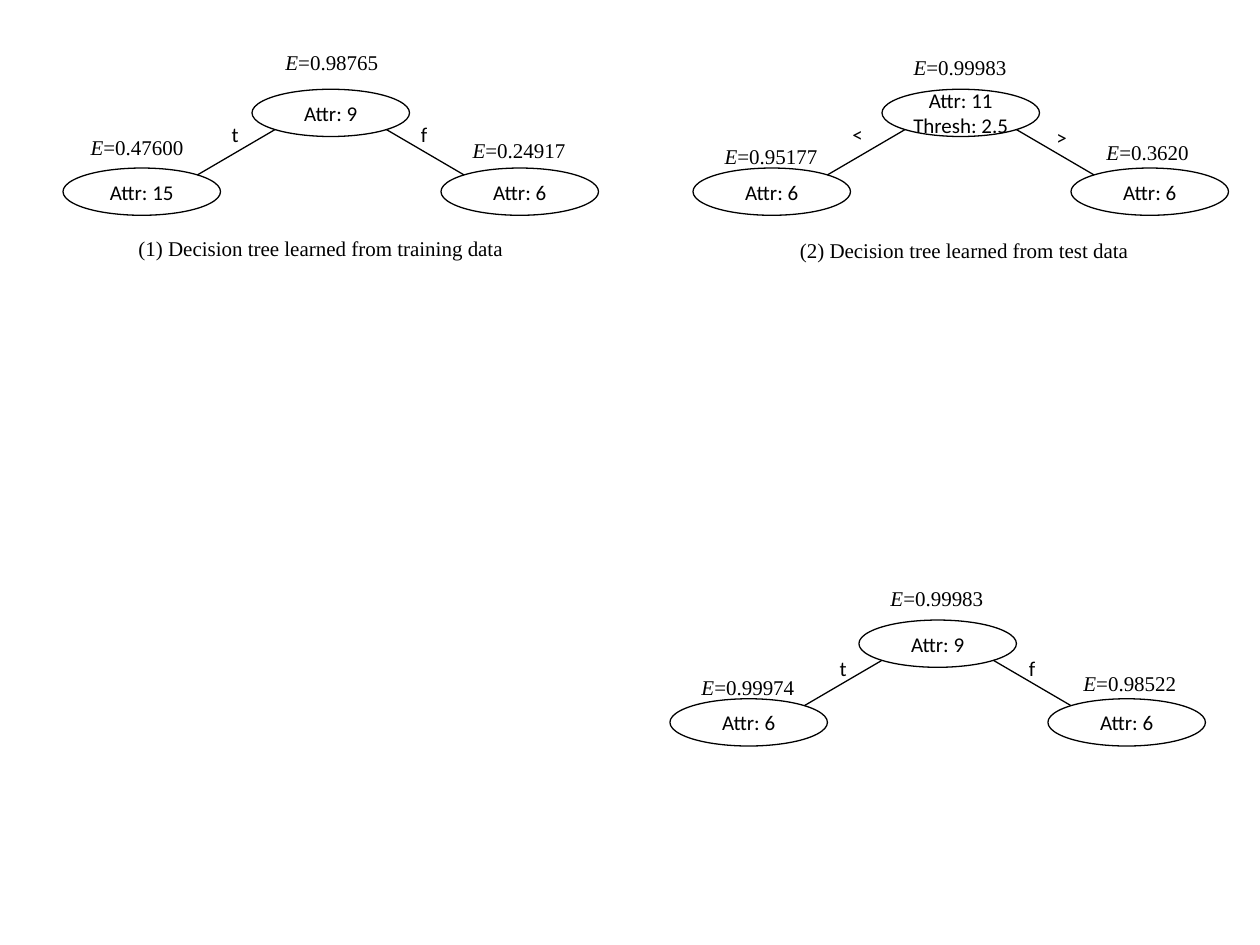
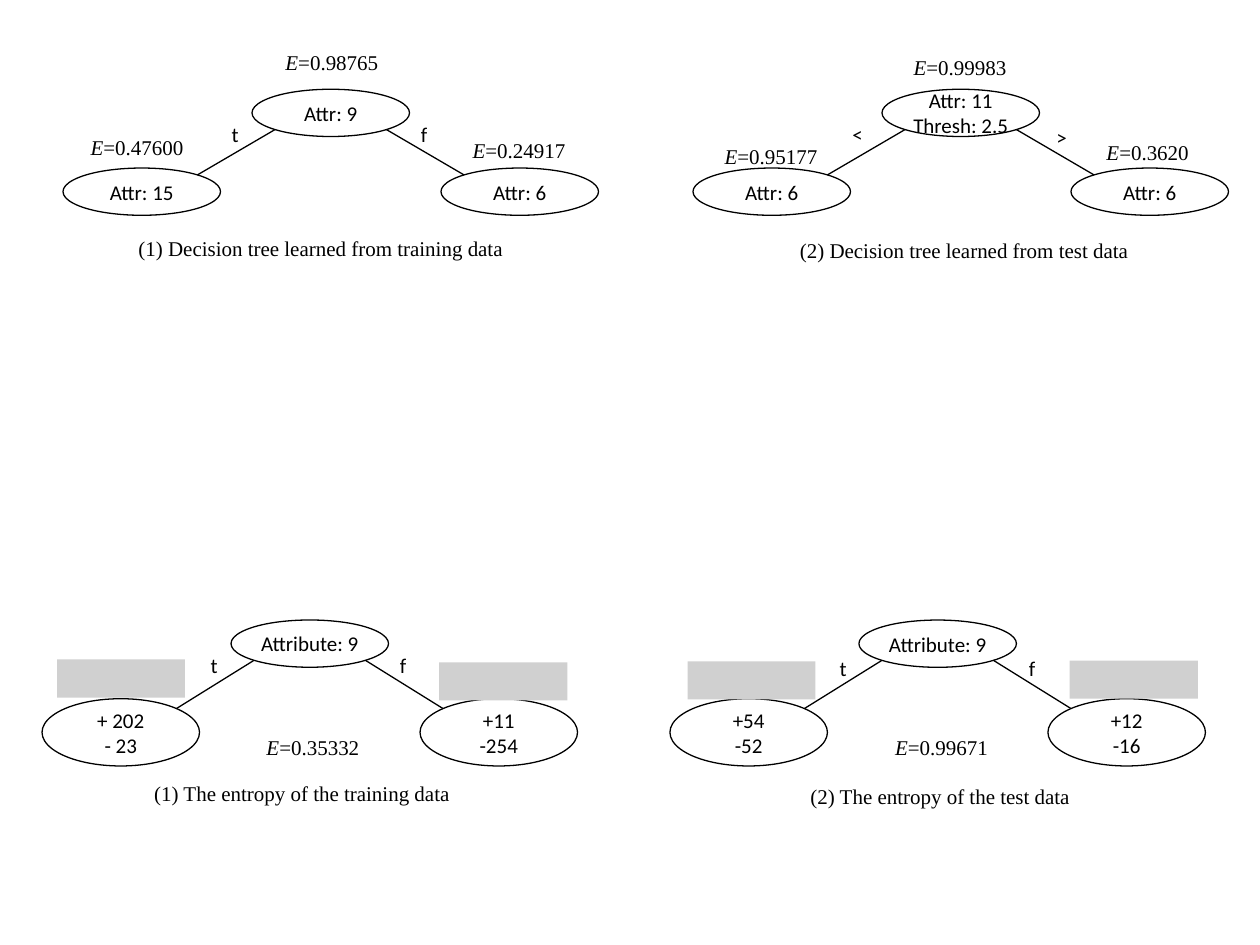
Before and after one commit to gnishida/MachineLearning1, a slide deck: slide 2 of tex/Presentation1.pptx. Drawn at 1260x945 pixels with LibreOffice and Linux fonts; fonts in the diff are those of the drawing; grey boxes stand for pictures. Boxes give left, top, right and bottom in pixels: in the first picture for what was removed or moved away, otherwise in the second. Text is boxed around its words. In the diff, an @@ line names an element or a change of style, - is before the commit and + after.

```diff
--- a/tex/Presentation1.pptx
+++ b/tex/Presentation1.pptx
@@ ellipse added at (231,620,388,668), outline #000000 0.75 pt, 12 pt, text #000000 @@
+Attribute: 9
@@ picture added at (57,659,184,697) @@
@@ text added at (211,659,218,673), 12 pt, text #000000 @@
+t
@@ text added at (400,658,406,673), 12 pt, text #000000 @@
+f
@@ text in ellipse at (889,637,987,652): text changed @@
-Attr: 9
+Attribute: 9
@@ line added from (176, 708) to (255, 660), #000000 0.75 pt @@
@@ line added from (444, 708) to (365, 660), #000000 0.75 pt @@
@@ picture added at (438,663,567,701) @@
@@ picture added at (688,662,815,699) @@
@@ picture added at (1070,660,1198,698) @@
@@ text removed at (1083,677,1176,692) @@
-E=0.98522
@@ ellipse added at (42,699,199,766), outline #000000 0.75 pt, 12 pt, text #000000 @@
++ 202
+- 23
@@ ellipse added at (420,699,577,766), outline #000000 0.75 pt, 12 pt, text #000000 @@
++11
+-254
@@ ellipse "+54": place and size @@
-ellipse "+54" at (670,699,828,747)
+ellipse "+54" at (670,699,828,766)
@@ text in ellipse at (733,714,765,753): text changed @@
-Attr: 6
++54
+-52
@@ ellipse "+12": place and size @@
-ellipse "+12" at (1048,699,1206,747)
+ellipse "+12" at (1048,699,1206,766)
@@ text in ellipse at (1111,714,1143,753): text changed @@
-Attr: 6
++12
+-16
@@ text at (266,741,359,756): text changed @@
-E=0.99974
+E=0.35332
@@ text at (895,741,988,756): text changed @@
-E=0.99983
+E=0.99671
@@ text added at (154,786,449,806), 12 pt, text #000000 @@
+(1) The entropy of the training data
@@ text added at (810,789,1070,808), 12 pt, text #000000 @@
+(2) The entropy of the test data
```
Also in this commit, not shown: 8 other files.
